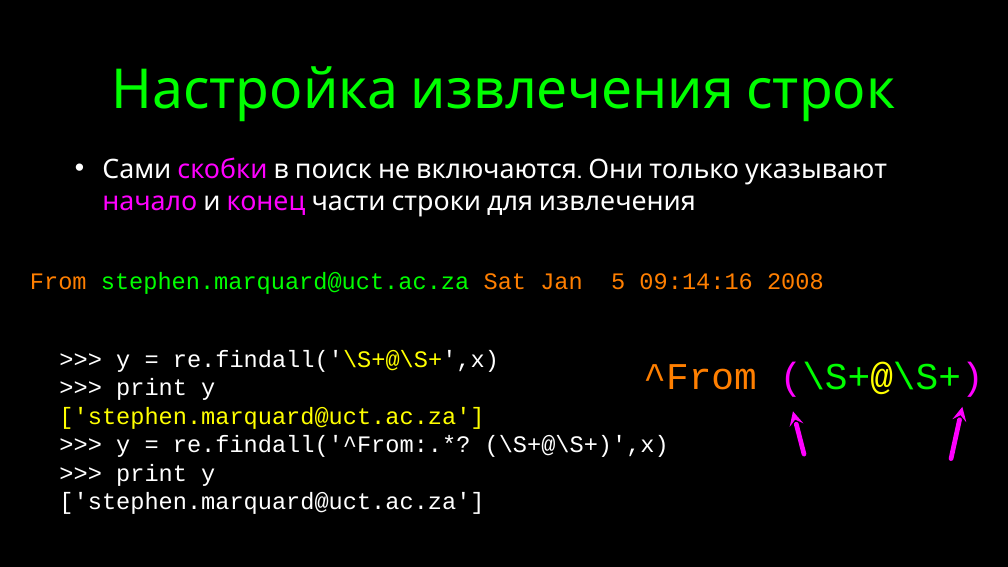
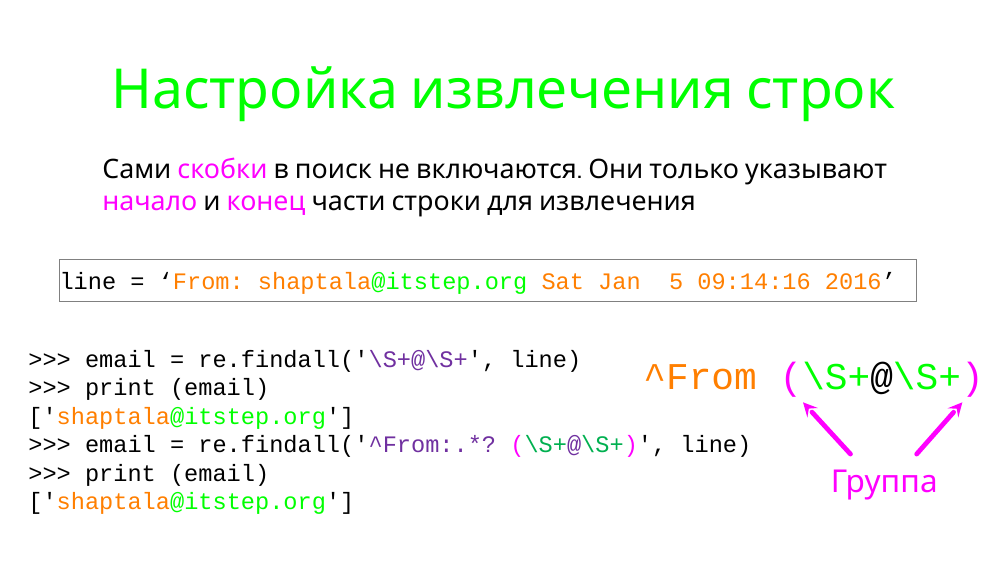
Before and after one commit to maxchv/LearnPython, a slide deck: slide 30 of week06/Strings.pptx. Drawn at 1008x567 pixels with LibreOffice and Linux fonts; fonts in the diff are those of the drawing. Boxes give left, top, right and bottom in pixels: in the first picture for what was removed or moved away, otherwise in the second. Text is boxed around its words. In the diff, an @@ line names an element or a change of style, - is before the commit and + after.

```diff
--- a/week06/Strings.pptx
+++ b/week06/Strings.pptx
@@ background #000000 to #FFFFFF @@
@@ text "Сами скобки в поиск не ..." at [102,157,887,217]: text colour #FFFFFF to #000000 in "Сами в поиск не включаются. Они только ..." @@
@@ rectangle "line = ‘From: shaptala@itstep.org Sat ...": place and size @@
-rectangle "line = ‘From: shaptala@itstep.org Sat ..." at [30,272,824,294]
+rectangle "line = ‘From: shaptala@itstep.org Sat ..." at [60,260,917,302]
@@ rectangle "line = ‘From: shaptala@itstep.org Sat ..." at [60,260,917,302]: outline none to #808080 0.75 pt @@
@@ text in rectangle at [60,272,896,294]: text changed; text colour #00FF00 to #FF7F00 @@
-From stephen.marquard@uct.ac.za Sat Jan 5 09:14:16 2008
+line = ‘From: shaptala@itstep.org Sat Jan 5 09:14:16 2016’
@@ text at [28,350,751,514]: text changed; text colour #FFFFFF to #000000 @@
->>> y = re.findall('\S+@\S+',x)
->>> print y
-['stephen.marquard@uct.ac.za']
->>> y = re.findall('^From:.*? (\S+@\S+)',x)
->>> print y
-['stephen.marquard@uct.ac.za']
+>>> email = re.findall('\S+@\S+', line)
+>>> print (email)
+['shaptala@itstep.org']
+>>> email = re.findall('^From:.*? (\S+@\S+)', line)
+>>> print (email)
+['shaptala@itstep.org']
@@ text "^From (\S+@\S+)" at [643,363,984,397]: text colour #FFFF00 to #000000 in "(\S+@\S+)" @@
@@ arrow moved from (793, 412) - (804, 454) to (803, 403) - (850, 454) @@
@@ arrow moved from (962, 407) - (951, 459) to (962, 403) - (917, 454) @@
@@ text added at [831,469,938,500], 40 pt, text #FF00FF @@
+Группа
```
Also in this commit, not shown: 12 other slides changed, 6 slides added, 7 slides removed, 1 other file.
